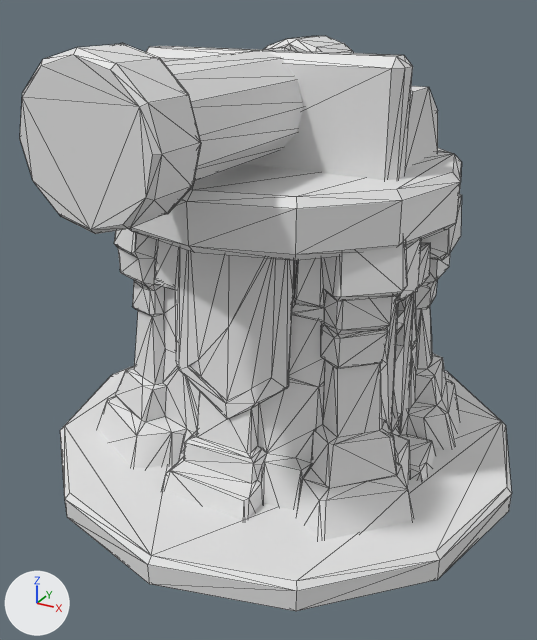
Renders of the FBX model factory/unity-src/hyeopgok-sasu/Resources/HyeopgokSasu/AI3D/tower_cannon_lv2.fbx from each side of a commit.
One viewpoint serves both versions: a 50 mm camera at (1.55, -2.98, 2.21) aimed at (0.01, -0.18, 0.81). Arrows for +X, +Y and +Z are at lower left; the lights stay in place. The older version comes first. Mesh edges are drawn as thin lines. Where no turn or scale is listed for an object, it has been applied to the vertices. Vertices at exactly the same position are counted once.

Objects in the first picture: 'tower_cannon_lv2'.
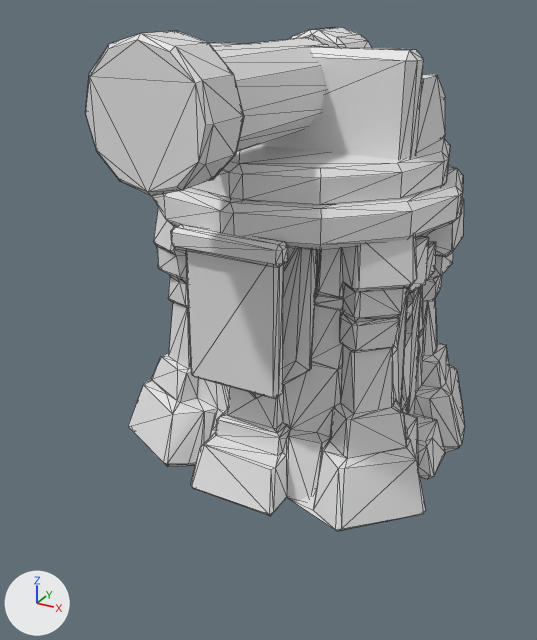
Location of each change, [x1, y1, x2, y2] in pixels of the pictures (537 x 640 px; the box of a moved part takes in the faces that stretch with it):
'tower_cannon_lv2', reshaped (23% narrower, 12% shorter)
    before: [20, 36, 512, 611]
    after: [85, 28, 465, 531]
part 1 of me_crossbow_tower_mesh, moved or reshaped
    before: [97, 194, 461, 540]
    after: [128, 198, 465, 531]
part 2 of me_crossbow_tower_mesh, moved or reshaped
    before: [146, 46, 413, 180]
    after: [171, 224, 288, 267]
part 3 of me_crossbow_tower_mesh, added
    after: [208, 42, 424, 159]
part 4 of me_crossbow_tower_mesh, moved or reshaped
    before: [163, 47, 303, 181]
    after: [213, 37, 329, 152]
part 5 of me_crossbow_tower_mesh, moved or reshaped
    before: [20, 44, 200, 234]
    after: [85, 31, 243, 196]
part 6 of me_crossbow_tower_mesh, moved or reshaped
    before: [263, 36, 353, 53]
    after: [289, 28, 371, 48]
part 7 of me_crossbow_tower_mesh, added
    after: [417, 74, 445, 151]
part 8 of me_crossbow_tower_mesh, moved or reshaped (mostly hidden)
    before: [121, 43, 201, 214]
    after: [175, 30, 244, 180]
part 9 of me_crossbow_tower_mesh, rebuilt (7% narrower, 25% shorter)
    before: [129, 148, 461, 261]
    after: [153, 165, 463, 250]
part 10 of me_crossbow_tower_mesh, added
    after: [190, 138, 450, 205]
part 11 of me_crossbow_tower_mesh, added
    after: [186, 251, 284, 399]
part 12 of me_crossbow_tower_mesh, deleted
    before: [60, 366, 512, 611]
part 13 of me_crossbow_tower_mesh, deleted
    before: [405, 86, 438, 170]

The change, as a list of edits to the scene's bpy script:
```text
Change me_crossbow_tower_mesh:
    used by ob_tower_cannon_lv2; location = (0.0, 0.0, 0.0)
    remove me_crossbow_tower_mesh.from_pydata(...)  # 1464 vertices, 2893 faces; spans x -1.17..1.17, y -1.31..1.17, z 0.0..2.07
    add me_crossbow_tower_mesh.from_pydata(...)  # 1528 vertices, 3013 faces; spans x -0.83..0.83, y -1.01..1.01, z 0.0..2.1
    me_crossbow_tower_mesh part 1: the loose piece of 1074 vertices spanning x -0.87..0.88, y -0.82..0.82, z 0.0..1.48 is scaled about its middle by 0.948, then moved by (0.0, 0.23, -0.04)
    me_crossbow_tower_mesh part 2: the loose piece of 24 vertices spanning x -0.6..0.6, y -0.26..-0.1, z 1.38..2.0 is scaled about its middle by (0.44, 0.546, 0.124), then moved by (0.0, -0.33, -0.42)
    me_crossbow_tower_mesh part 3: the loose piece of 24 vertices spanning x -0.6..0.6, y -0.26..-0.1, z 1.38..2.0 is copied, and the copy is scaled about its middle by (0.948, 0.948, 0.832), then moved by (0.0, 0.24, 0.05); it spans x -0.57..0.57, y -0.02..0.13, z 1.48..2.01
    me_crossbow_tower_mesh part 4: the loose piece of 48 vertices spanning x -0.2..0.2, y -1.19..-0.01, z 1.6..2.0 is scaled about its middle by 0.948, then moved by (0.0, 0.26, 0.04)
    me_crossbow_tower_mesh part 5: the loose piece of 48 vertices spanning x -0.27..0.27, y -1.31..-1.08, z 1.53..2.07 is scaled about its middle by 0.948, then moved by (0.0, 0.29, 0.04)
    me_crossbow_tower_mesh part 6: the loose piece of 60 vertices spanning x -0.23..0.23, y 0.01..0.35, z 1.57..2.03 is scaled about its middle by 0.948, then moved by (0.0, 0.22, 0.04)
    me_crossbow_tower_mesh part 7: a new loose piece, a 10-sided cylinder along x spanning x 0.4..0.54, y 0.0..0.61, z 1.3..1.88, in mat_ai3d_towershared (white #e7e7e7)
    me_crossbow_tower_mesh part 8: the loose piece of 48 vertices spanning x -0.27..0.27, y -1.14..-1.05, z 1.53..2.07 is scaled about its middle by 0.948, then moved by (0.0, 0.29, 0.04)
    me_crossbow_tower_mesh part 9: the loose piece of 48 vertices spanning x -0.79..0.79, y -0.79..0.79, z 1.31..1.55 is rebuilt with 56 vertices and now spans x -0.74..0.74, y -0.51..0.97, z 1.27..1.44
    me_crossbow_tower_mesh part 10: a new loose piece of 56 vertices spanning x -0.67..0.66, y -0.44..0.89, z 1.41..1.58, in mat_ai3d_towershared (white #e7e7e7)
    me_crossbow_tower_mesh part 11: a new loose piece of 24 vertices spanning x -0.23..0.22, y -0.5..-0.43, z 0.6..1.28, in mat_ai3d_towershared (white #e7e7e7)
    me_crossbow_tower_mesh part 12: the loose piece of 48 vertices spanning x -1.17..1.17, y -1.17..1.17, z 0.0..0.15 is deleted
    me_crossbow_tower_mesh part 13: the loose piece of 20 vertices spanning x 0.43..0.57, y -0.24..0.4, z 1.25..1.85 is deleted
    other edits to the shape of me_crossbow_tower_mesh do not show in these pictures
```
